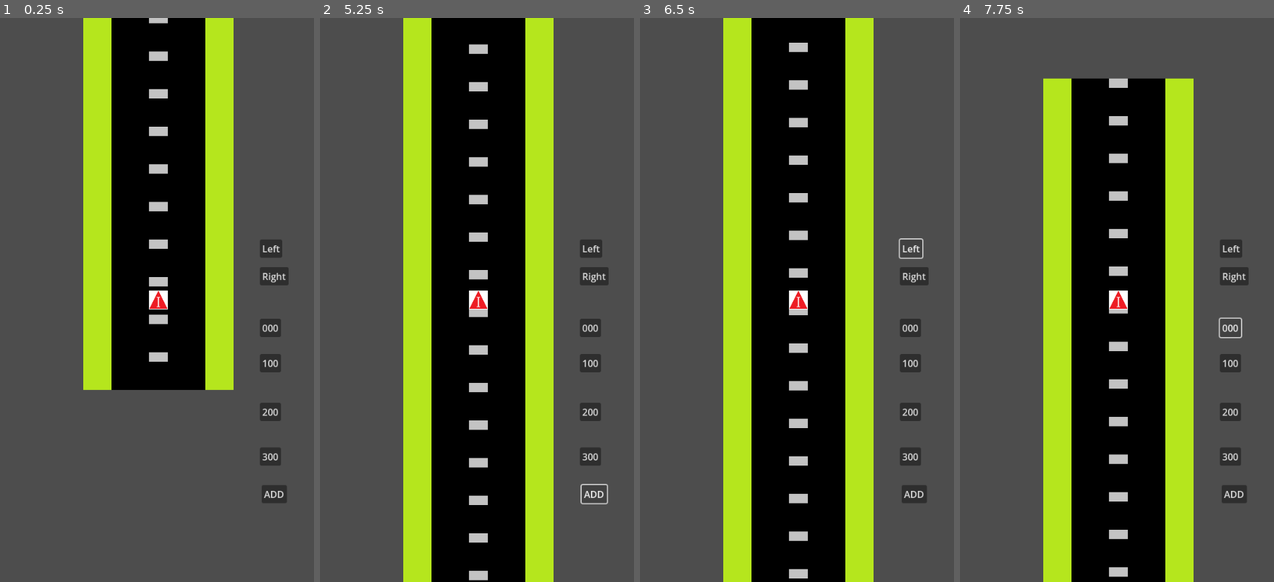
Above: before the commit, frames 1-4 (left to right).
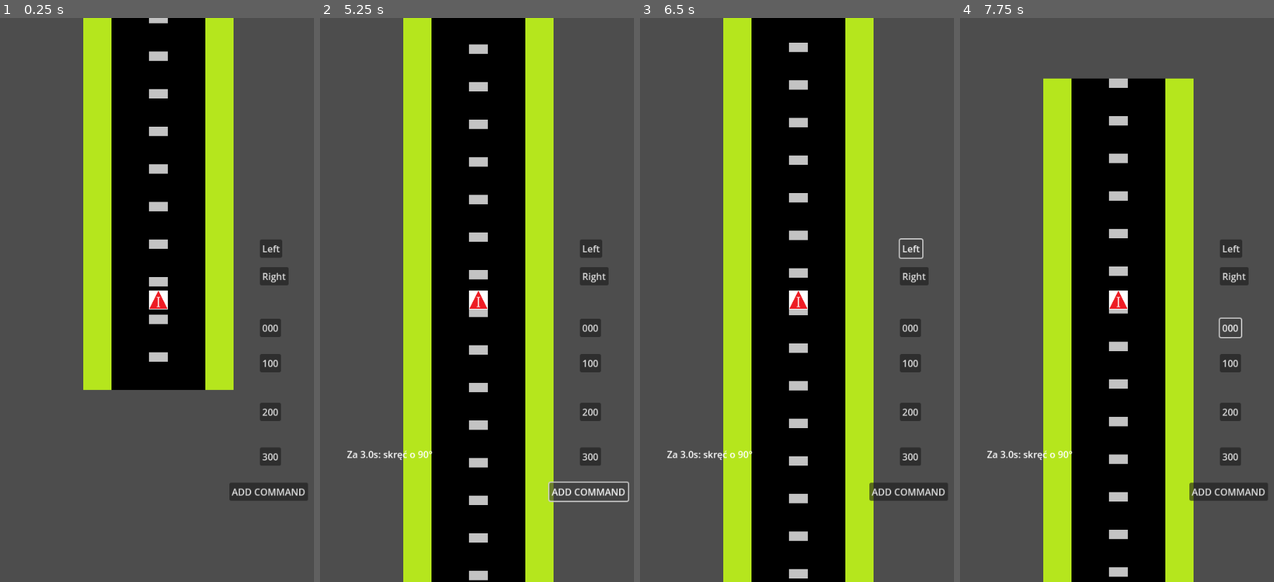
Above: after the commit, the same moments.

Repository: KonradKamilChwalowski/Blind_and_Furious_Prot_1
Game: Godot game, scene res://scenes/race_manager.tscn
The game is run twice, just before and just after one commit, with the same random seed, the same clock (stepped at 60 frames per second) and the same inputs.
Inputs:
- Up to frame 1 (0.25 s): no input
- Up to frame 2 (5.25 s): click "Left" at 0.5 s; click "Right" at 1.25 s; click "000" at 2 s; click "100" at 2.75 s; click "200" at 3.5 s; click "300" at 4.25 s; click "ADD" (after the commit: "ADD COMMAND") at 5 s
- Up to frame 3 (6.5 s): click "Left" at 5.75 s
- Up to frame 4 (7.75 s): click "Right" at 6.5 s; click "000" at 7.25 s

The runs differ from the first frame. In frame 1, 0.6% of the frame differs, in the area x 73-98%, y 82-86%; in frame 2, 0.7%; in frame 3, 0.8%, in the area x 8-98%, y 76-86%; in frame 4, 0.8%.

Commit message:
Add Command_List and Label for it

Diff:
--- a/scenes/race_manager.tscn
+++ b/scenes/race_manager.tscn
@@ -16,62 +16,71 @@
 
 [node name="Camera2D" type="Camera2D" parent="Car"]
 
-[node name="CanvasLayer" type="CanvasLayer" parent="."]
+[node name="UI" type="CanvasLayer" parent="."]
 
-[node name="ButtonLeft" type="Button" parent="CanvasLayer"]
+[node name="ButtonLeft" type="Button" parent="UI"]
 offset_left = 443.0
 offset_top = 377.0
 offset_right = 481.0
 offset_bottom = 408.0
 text = "Left"
 
-[node name="ButtonRight" type="Button" parent="CanvasLayer"]
+[node name="ButtonRight" type="Button" parent="UI"]
 offset_left = 443.0
 offset_top = 424.0
 offset_right = 492.0
 offset_bottom = 455.0
 text = "Right"
 
-[node name="Button000" type="Button" parent="CanvasLayer"]
+[node name="Button000" type="Button" parent="UI"]
 offset_left = 443.0
 offset_top = 512.0
 offset_right = 479.0
 offset_bottom = 543.0
 text = "000"
 
-[node name="Button100" type="Button" parent="CanvasLayer"]
+[node name="Button100" type="Button" parent="UI"]
 offset_left = 443.0
 offset_top = 572.0
 offset_right = 479.0
 offset_bottom = 603.0
 text = "100"
 
-[node name="Button200" type="Button" parent="CanvasLayer"]
+[node name="Button200" type="Button" parent="UI"]
 offset_left = 443.0
 offset_top = 655.0
 offset_right = 479.0
 offset_bottom = 686.0
 text = "200"
 
-[node name="Button300" type="Button" parent="CanvasLayer"]
+[node name="Button300" type="Button" parent="UI"]
 offset_left = 443.0
 offset_top = 731.0
 offset_right = 479.0
 offset_bottom = 762.0
 text = "300"
 
-[node name="AddDrivingCommand" type="Button" parent="CanvasLayer"]
-offset_left = 446.0
-offset_top = 795.0
-offset_right = 454.0
-offset_bottom = 803.0
+[node name="AddDrivingCommand" type="Button" parent="UI"]
+offset_left = 391.0
+offset_top = 791.0
+offset_right = 525.0
+offset_bottom = 822.0
 scale = Vector2(1, 0.993409)
-text = "ADD"
+text = "ADD COMMAND"
 
-[connection signal="pressed" from="CanvasLayer/ButtonLeft" to="Car" method="_on_button_left_pressed"]
-[connection signal="pressed" from="CanvasLayer/ButtonRight" to="Car" method="_on_button_right_pressed"]
-[connection signal="pressed" from="CanvasLayer/Button000" to="Car" method="_on_button_000_pressed"]
-[connection signal="pressed" from="CanvasLayer/Button100" to="Car" method="_on_button_100_pressed"]
-[connection signal="pressed" from="CanvasLayer/Button200" to="Car" method="_on_button_200_pressed"]
-[connection signal="pressed" from="CanvasLayer/Button300" to="Car" method="_on_button_300_pressed"]
-[connection signal="pressed" from="CanvasLayer/AddDrivingCommand" to="Car" method="_on_add_driving_command_pressed"]
+[node name="CommandList" type="VBoxContainer" parent="UI"]
+offset_left = 46.0
+offset_top = 731.0
+offset_right = 86.0
+offset_bottom = 771.0
+
+[node name="Label" type="Label" parent="UI/CommandList"]
+layout_mode = 2
+
+[connection signal="pressed" from="UI/ButtonLeft" to="Car" method="_on_button_left_pressed"]
+[connection signal="pressed" from="UI/ButtonRight" to="Car" method="_on_button_right_pressed"]
+[connection signal="pressed" from="UI/Button000" to="Car" method="_on_button_000_pressed"]
+[connection signal="pressed" from="UI/Button100" to="Car" method="_on_button_100_pressed"]
+[connection signal="pressed" from="UI/Button200" to="Car" method="_on_button_200_pressed"]
+[connection signal="pressed" from="UI/Button300" to="Car" method="_on_button_300_pressed"]
+[connection signal="pressed" from="UI/AddDrivingCommand" to="Car" method="_on_add_driving_command_pressed"]
--- a/scripts/car.gd
+++ b/scripts/car.gd
@@ -1,9 +1,15 @@
-extends Node2D
+class_name Car extends Node2D
 
 @export var speed: float = 100.0  # prędkość w pikselach na sekundę
 
 var waiting_time: float
-var rotation_degree: float = deg_to_rad(0)
+var rotation_degree: float = 0.0
+var command_queue: Array = []
+var is_executing: bool = false
+var command_list_container: VBoxContainer
+
+func init(cls: VBoxContainer) -> void:
+	command_list_container = cls
 
 func _process(delta: float) -> void:
 	# Ruch do przodu w kierunku, w którym obrócony jest pojazd (lokalna oś Y)
@@ -11,11 +17,12 @@
 
 
 
+#BUTTONS
 func _on_button_left_pressed() -> void:
-	rotation_degree = deg_to_rad(-90)
+	rotation_degree = -90
 
 func _on_button_right_pressed() -> void:
-	rotation_degree = deg_to_rad(90)
+	rotation_degree = 90
 
 func _on_button_000_pressed() -> void:
 	waiting_time = 0.0
@@ -30,5 +37,33 @@
 	waiting_time = 3.0
 
 func _on_add_driving_command_pressed() -> void:
-	await get_tree().create_timer(waiting_time).timeout  # czeka 2 sekundy
-	rotation += rotation_degree
+	# ADD new type var - "command", wchich is 2D (delay, rotation) type - to the array
+	var command = {
+		"delay": waiting_time,
+		"rotation": rotation_degree}
+	command_queue.append(command)
+
+	# Add command to the Label
+	var label := Label.new()
+	label.text = "Za %.1fs: skręć o %d°" % [waiting_time, rotation_degree]
+	command_list_container.add_child(label)
+
+	#if there was no command before, execute immediatly
+	if not is_executing:
+		execute_next_command()
+
+func execute_next_command() -> void:
+	# If empty, than there is nothing to do
+	if command_queue.is_empty():
+		is_executing = false
+		return
+	# Not empty
+	is_executing = true
+	var cmd = command_queue.pop_front()
+	if command_list_container.get_child_count() > 0:
+		command_list_container.get_child(0).queue_free()
+
+	await get_tree().create_timer(cmd.delay).timeout
+	rotation += deg_to_rad(cmd.rotation)
+
+	execute_next_command()
--- a/scripts/race_manager.gd
+++ b/scripts/race_manager.gd
@@ -1,13 +1,12 @@
 class_name RaceManager extends Node2D
 
 @onready var track_manager: TrackManager = $TrackManager
+@onready var command_list_container: VBoxContainer = $"UI/CommandList"
+@onready var car: Car = $Car
 
 var starting_position = Vector2(0,0)
 
 # Called when the node enters the scene tree for the first time.
 func _ready() -> void:
 	track_manager.init(starting_position)
-
-# Called every frame. 'delta' is the elapsed time since the previous frame.
-func _process(delta: float) -> void:
-	pass
+	car.init(command_list_container)
